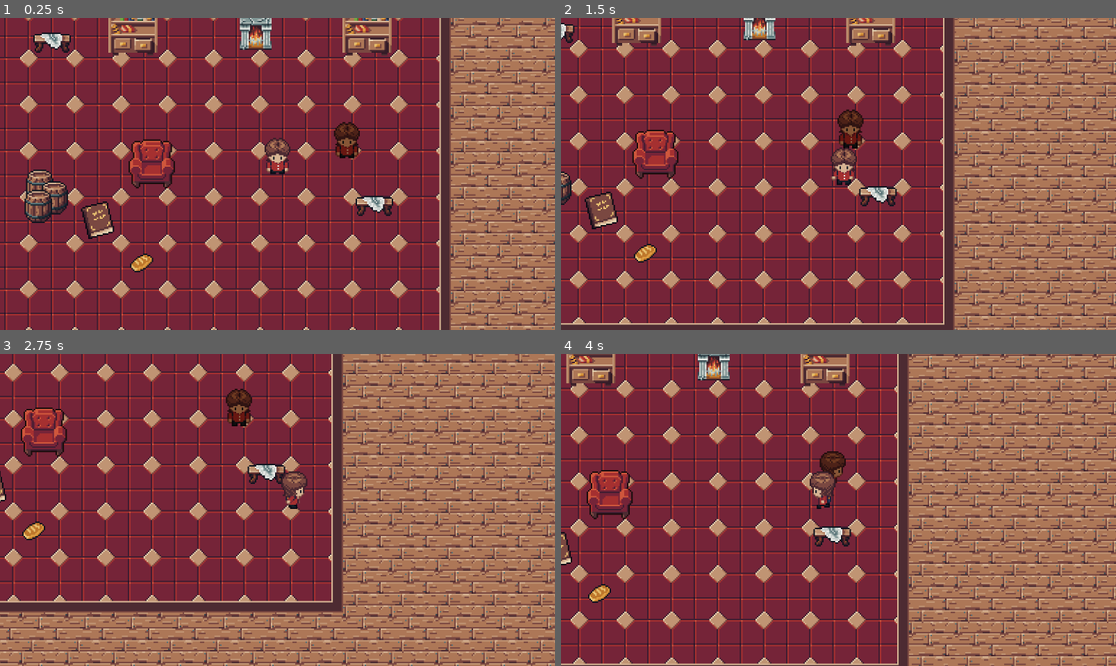
Above: before the commit, frames 1-4 (two rows, left to right).
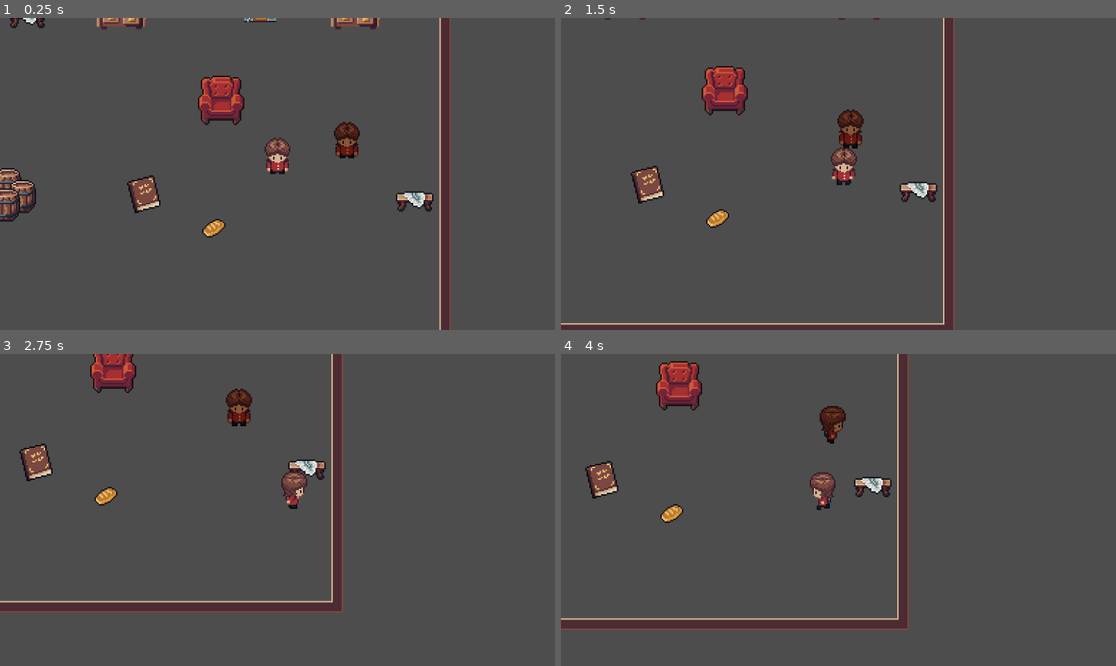
Above: after the commit, the same moments.

Repository: peterakerblom/hoblib
Game: Godot game, scene res://scenes/level.tscn
The game is run twice, just before and just after one commit, with the same random seed, the same clock (stepped at 60 frames per second) and the same inputs.
Inputs:
- Up to frame 1 (0.25 s): no input
- Up to frame 2 (1.5 s): hold Right (right) 0.53-1.28 s; tap E (interact) at 0.6, 1.35 s; hold Down (down) from 1.28 s (still down)
- Up to frame 3 (2.75 s): release Down (down) at 2.03 s; hold Right (right) from 2.03 s (still down); tap E (interact) at 2.1 s
- Up to frame 4 (4 s): release Right (right) at 2.78 s; hold Up (up) 2.78-3.53 s; tap E (interact) at 2.85, 3.6 s; hold Left (left) from 3.53 s (still down)

The runs differ from the first frame. In frame 1, 96% of the frame differs, in the area x 0-100%, y 0-100%; in frame 2, 95%; in frame 3, 95%; in frame 4, 97%.

Commit message:
walls

Diff:
--- a/scenes/level.tscn
+++ b/scenes/level.tscn
@@ -51,6 +51,7 @@
 rendering_quadrant_size = 32
 
 [node name="Floor" type="TileMapLayer" parent="TileMapLayer" unique_id=929399770]
+visible = false
 texture_filter = 1
 position = Vector2(2, -3)
 tile_map_data = PackedByteArray("AAD+//7/AAAAAAAAAAD+////AAAAAAAAAAD+/wAAAAAAAAAAAAD+/wEAAAAAAAAAAAD+/wIAAAAAAAAAAAD+/w …(47296 unchanged characters)…
@@ -67,43 +68,43 @@
 [node name="pickups" type="Node2D" parent="." unique_id=2028076870]
 
 [node name="BookPickup4" parent="pickups" unique_id=297000038 instance=ExtResource("3_sriv0")]
-position = Vector2(273, 364)
+position = Vector2(305, 346)
 
 [node name="BreadPickup" parent="pickups" unique_id=776794516 instance=ExtResource("9_rpg2d")]
-position = Vector2(304, 395)
+position = Vector2(354, 371)
 
 [node name="interactables" type="Node2D" parent="." unique_id=495939342]
 y_sort_enabled = true
 
 [node name="Fireplace" parent="interactables" unique_id=1958619757 instance=ExtResource("4_wn6kq")]
-position = Vector2(383, 236)
+position = Vector2(386, 217)
 
 [node name="Bookshelf" parent="interactables" unique_id=1541653385 instance=ExtResource("2_25ivq")]
-position = Vector2(298, 232)
+position = Vector2(290, 214)
 
 [node name="Bookshelf2" parent="interactables" unique_id=1156064542 instance=ExtResource("2_25ivq")]
-position = Vector2(460, 232)
+position = Vector2(452, 214)
 
 [node name="static_objects" type="Node2D" parent="." unique_id=683914911]
 y_sort_enabled = true
 
 [node name="Barrel" parent="static_objects" unique_id=2118645860 instance=ExtResource("8_nbml1")]
-position = Vector2(243, 352)
+position = Vector2(221, 351)
 
 [node name="Barrel2" parent="static_objects" unique_id=474353449 instance=ExtResource("8_nbml1")]
-position = Vector2(232, 358)
+position = Vector2(210, 357)
 
 [node name="Barrel3" parent="static_objects" unique_id=657957141 instance=ExtResource("8_nbml1")]
-position = Vector2(233, 344)
+position = Vector2(211, 343)
 
 [node name="Bench" parent="static_objects" unique_id=1329370543 instance=ExtResource("2_w8vj1")]
-position = Vector2(465, 356)
+position = Vector2(493, 353)
 
 [node name="Bench2" parent="static_objects" unique_id=104881503 instance=ExtResource("2_w8vj1")]
-position = Vector2(242, 243)
+position = Vector2(225, 226)
 
 [node name="Armchair" parent="static_objects" unique_id=1959219166 instance=ExtResource("4_hlwbu")]
-position = Vector2(311, 326)
+position = Vector2(359, 282)
 
 [node name="npcs" type="Node2D" parent="." unique_id=889396413]
 y_sort_enabled = true
--- a/scenes/static_objects/wall_left_down.tscn
+++ b/scenes/static_objects/wall_left_down.tscn
@@ -3,10 +3,10 @@
 [ext_resource type="Texture2D" uid="uid://ba5mjthbvbi28" path="res://assets/tiles/hoblib_wall_left_down_64.png" id="1_a2ern"]
 
 [sub_resource type="RectangleShape2D" id="RectangleShape2D_r82s4"]
-size = Vector2(8, 36)
+size = Vector2(14, 36)
 
 [sub_resource type="RectangleShape2D" id="RectangleShape2D_ynxr4"]
-size = Vector2(28, 8)
+size = Vector2(25, 8)
 
 [node name="WallUp" type="StaticBody2D" unique_id=252392002]
 
@@ -19,5 +19,5 @@
 shape = SubResource("RectangleShape2D_r82s4")
 
 [node name="CollisionShape2D2" type="CollisionShape2D" parent="." unique_id=1344350104]
-position = Vector2(18, 0)
+position = Vector2(19.5, 0)
 shape = SubResource("RectangleShape2D_ynxr4")
--- a/scenes/static_objects/wall_right_down.tscn
+++ b/scenes/static_objects/wall_right_down.tscn
@@ -3,10 +3,10 @@
 [ext_resource type="Texture2D" uid="uid://d2efgcm062w3s" path="res://assets/tiles/hoblib_wall_right_down_64.png" id="1_xc713"]
 
 [sub_resource type="RectangleShape2D" id="RectangleShape2D_r82s4"]
-size = Vector2(8, 36)
+size = Vector2(14, 36)
 
 [sub_resource type="RectangleShape2D" id="RectangleShape2D_ynxr4"]
-size = Vector2(28, 8)
+size = Vector2(25, 8)
 
 [node name="WallUp" type="StaticBody2D" unique_id=252392002]
 
@@ -19,5 +19,5 @@
 shape = SubResource("RectangleShape2D_r82s4")
 
 [node name="CollisionShape2D2" type="CollisionShape2D" parent="." unique_id=1344350104]
-position = Vector2(-18, 0)
+position = Vector2(-19.5, 0)
 shape = SubResource("RectangleShape2D_ynxr4")
--- a/scenes/static_objects/wall_side.tscn
+++ b/scenes/static_objects/wall_side.tscn
@@ -3,7 +3,7 @@
 [ext_resource type="Texture2D" uid="uid://ci5f7i3ec783s" path="res://assets/tiles/hoblib_wall_side_64.png" id="1_hxkdi"]
 
 [sub_resource type="RectangleShape2D" id="RectangleShape2D_r82s4"]
-size = Vector2(8, 64)
+size = Vector2(14, 64)
 
 [node name="WallUp" type="StaticBody2D" unique_id=252392002]
 
